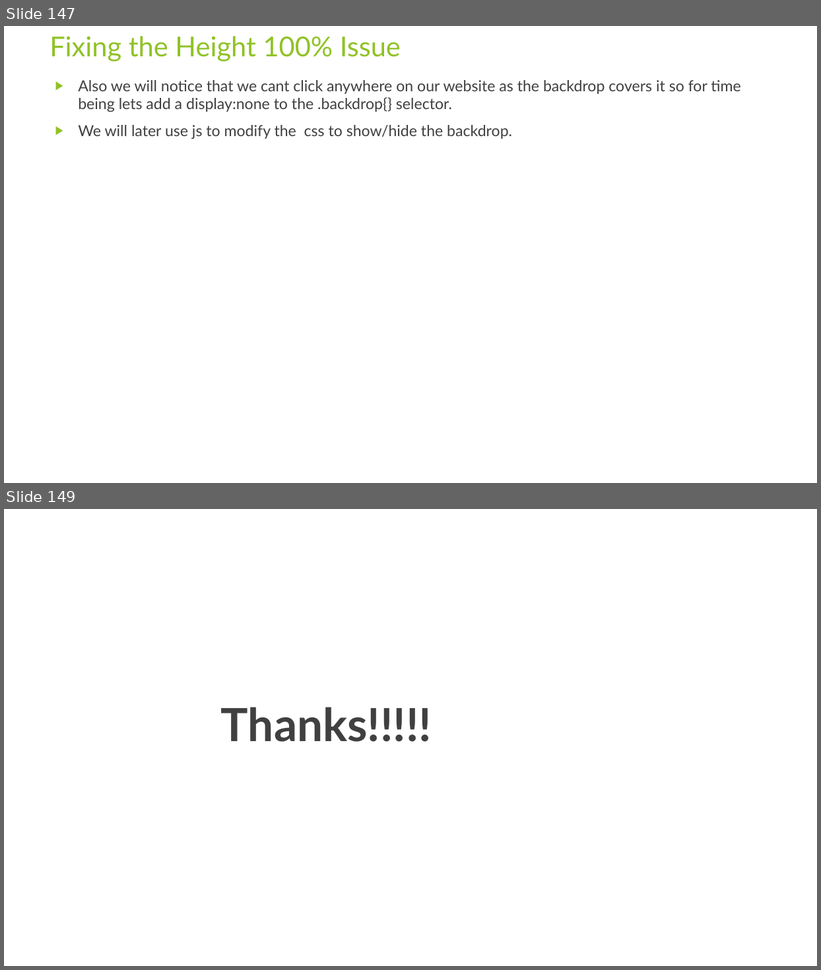
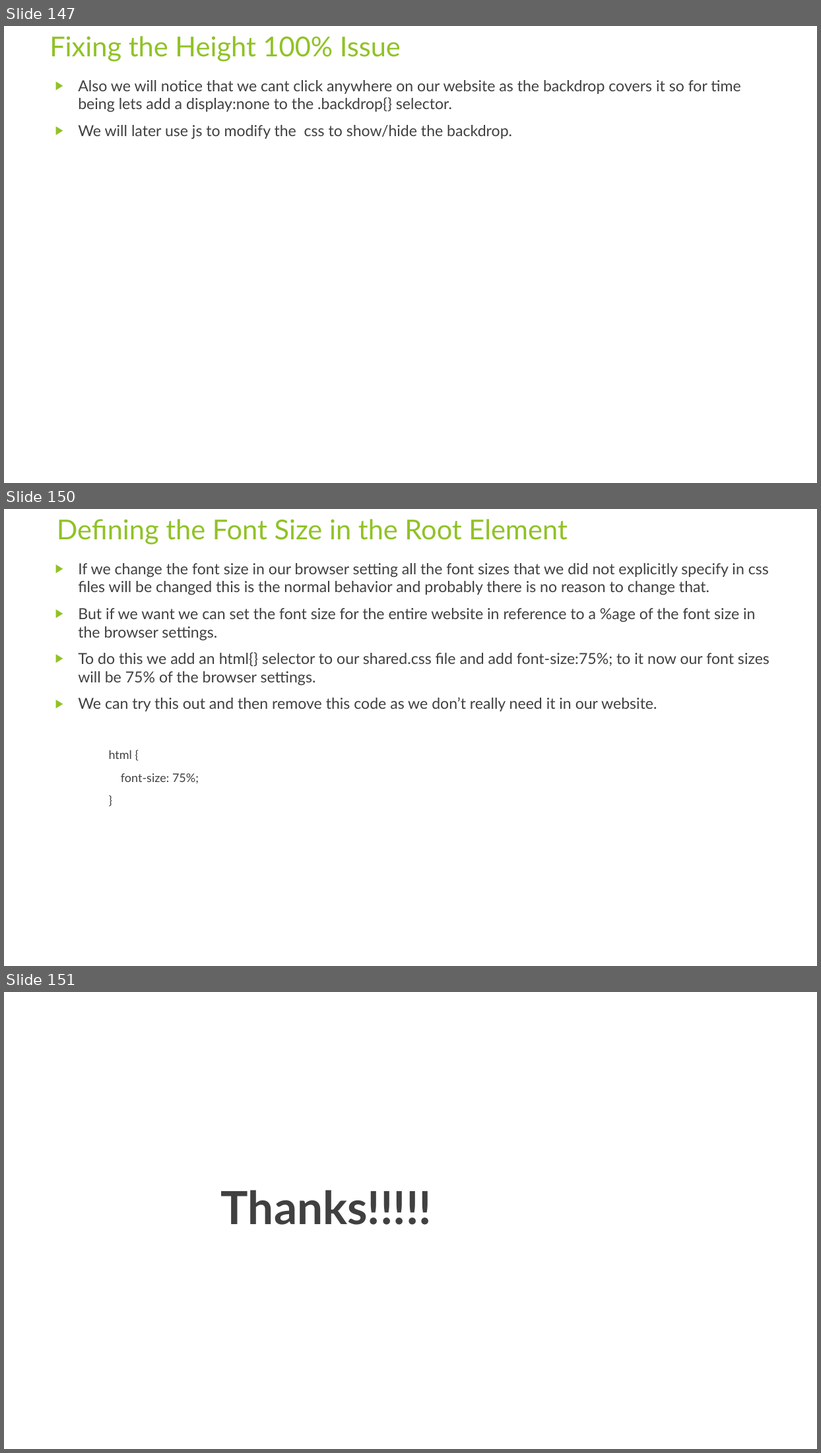
Before and after one commit to rudhrainfogain/CSS, a slide deck: PPT/Css-v8.pptx. Shown one above the other, each under a label of ours: slides 147 and 149 before the commit, slides 147, 150 and 151 after it; the slides between them are not shown. The pictures are 821x970 and 821x1453 pixels, drawn with LibreOffice and Linux fonts; fonts in the diff are those of the drawing. Boxes give left, top, right and bottom in pixels: in the first picture for what was removed or moved away, otherwise in the second. Text is boxed around its words. In the diff, an @@ line names an element or a change of style, - is before the commit and + after.

Commit message:
FontSizeInRoot

```diff
--- a/PPT/Css-v8.pptx
+++ b/PPT/Css-v8.pptx
@@ slide 150 added at (x1=4, y1=509, x2=817, y2=966), background #FFFFFF @@
@@ title added at (x1=57, y1=519, x2=567, y2=545), 32.4 pt, text #90C226 @@
+Defining the Font Size in the Root Element
@@ text added at (x1=78, y1=563, x2=770, y2=784), 18 pt, text #404040 @@
+▶ If we change the font size in our browser setting all the font sizes that we did not explicitly specify in css files will be changed this is the normal behavior and probably there is no reason to change that.
+▶ But if we want we can set the font size for the entire website in reference to a %age of the font size in the browser settings.
+▶ To do this we add an html{} selector to our shared.css file and add font-size:75%; to it now our font sizes will be 75% of the browser settings.
+▶ We can try this out and then remove this code as we don’t really need it in our website.
+    html {
+    font-size: 75%;
+    }
@@ what was slide 149 is now slide 151 @@
```
Also in this commit, not shown: 1 other slide added.
